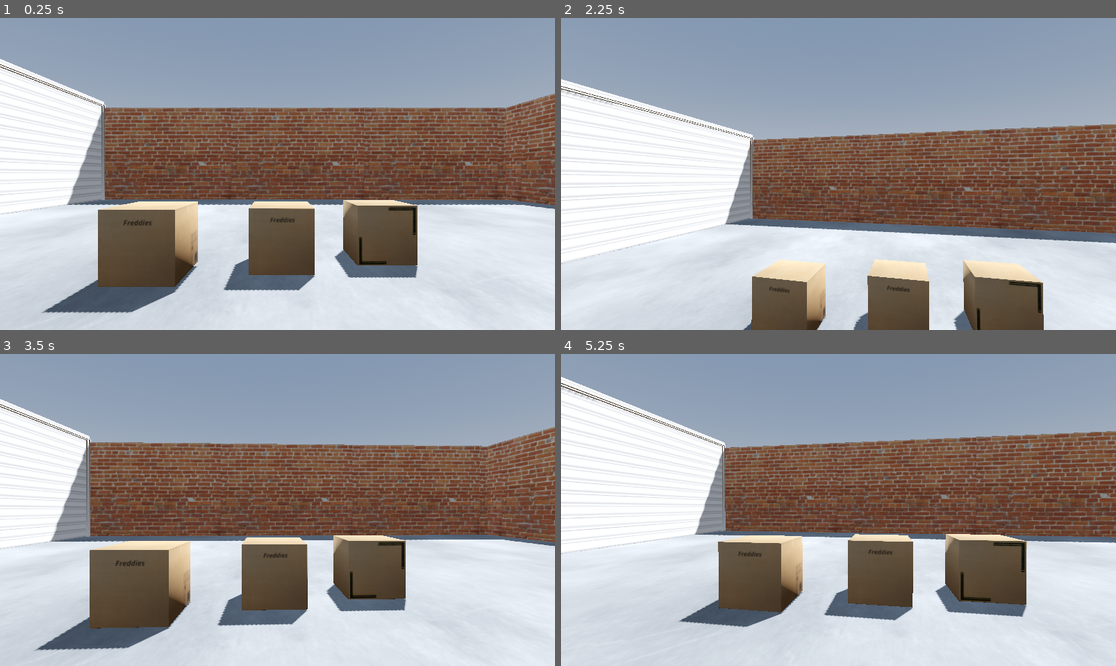
Above: before the commit, frames 1-4 (two rows, left to right).
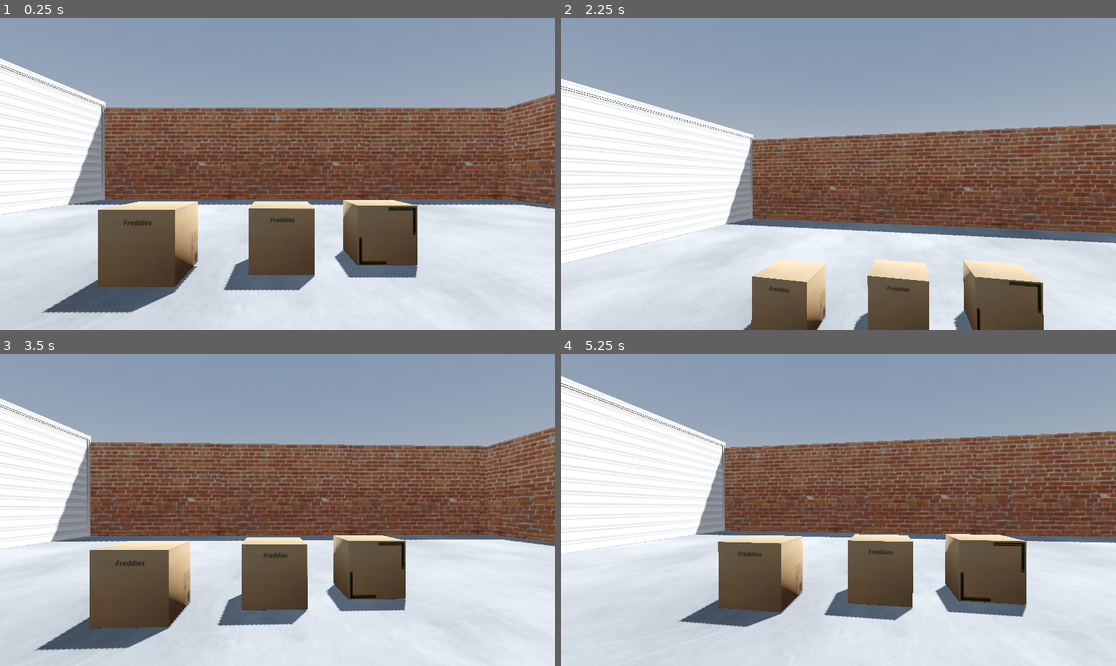
Above: after the commit, the same moments.

Repository: DavidkasUnit/Escape
Game: Godot game, scene res://scenes/GamePostOffice.tscn
The game is run twice, just before and just after one commit, with the same random seed, the same clock (stepped at 60 frames per second) and the same inputs. This scene is started directly instead of the project's main scene.
Inputs (mouse positions are in pixels of both pictures, inside the frame that each line leads up to):
- Up to frame 1 (0.25 s): no input
- Up to frame 2 (2.25 s): tap Enter at 0.5 s; move the mouse to (832, 180) at 0.52 s; tap A (a) at 0.6 s; click (832, 180) at 0.67 s; tap D (d) at 0.8, 1.35 s; tap Space (Space) at 1.25 s; move the mouse to (877, 177) at 1.27 s; click (877, 177) at 1.42 s; tap S (s) at 1.55, 2.1 s; move the mouse to (794, 170) at 2.02 s; click (794, 170) at 2.17 s
- Up to frame 3 (3.5 s): tap W (w) at 2.3, 2.85 s; move the mouse to (283, 510) at 2.77 s; click (283, 510) at 2.92 s; tap A (a) at 3.05 s
- Up to frame 4 (5.25 s): tap Enter at 3.5 s; move the mouse to (816, 503) at 3.52 s; tap Space (Space) at 3.6 s; click (816, 503) at 3.67 s; tap D (d) at 3.8, 5.1 s; move the mouse to (866, 510) at 4.27 s; tap A (a) at 4.35 s; click (866, 510) at 4.42 s; tap S (s) at 4.55 s; move the mouse to (810, 510) at 5.02 s; click (810, 510) at 5.17 s

The runs differ from the first frame. In frame 1, 0.3% of the frame differs, in the area x 0-20%, y 12-64%; in frame 2, 0.5%, in the area x 0-35%, y 19-79%; in frame 3, 0.3%; in frame 4, 0.4%.

Commit message:
Движение ворот

Diff:
--- /dev/null
+++ b/Assets/Room_new_assets/Menu_door.tscn
@@ -0,0 +1,27 @@
+[gd_scene load_steps=5 format=3 uid="uid://dvmxuqeeevcvv"]
+
+[ext_resource type="Script" path="res://scripts/door.gd" id="1_jfe83"]
+[ext_resource type="PackedScene" uid="uid://2s81ngq71jmm" path="res://Assets/Room_new_assets/door.glb" id="2_5bh0y"]
+
+[sub_resource type="BoxShape3D" id="BoxShape3D_nar7c"]
+size = Vector3(1.83496, 3.68188, 1)
+
+[sub_resource type="PlaceholderMesh" id="PlaceholderMesh_kyqoo"]
+
+[node name="Door" type="Node3D"]
+
+[node name="StaticBody3D" type="StaticBody3D" parent="."]
+script = ExtResource("1_jfe83")
+
+[node name="CollisionShape3D" type="CollisionShape3D" parent="StaticBody3D"]
+transform = Transform3D(1, 0, 0, 0, 1, 0, 0, 0, 1, 0.41748, 1.929, 0)
+shape = SubResource("BoxShape3D_nar7c")
+
+[node name="door" parent="StaticBody3D" instance=ExtResource("2_5bh0y")]
+
+[node name="MeshInstance3D" type="MeshInstance3D" parent="StaticBody3D"]
+mesh = SubResource("PlaceholderMesh_kyqoo")
+
+[connection signal="input_event" from="StaticBody3D" to="StaticBody3D" method="_on_input_event"]
+[connection signal="mouse_entered" from="StaticBody3D" to="StaticBody3D" method="_on_mouse_entered"]
+[connection signal="mouse_exited" from="StaticBody3D" to="StaticBody3D" method="_on_mouse_exited"]
--- a/scenes/GamePostOffice.tscn
+++ b/scenes/GamePostOffice.tscn
@@ -1,10 +1,9 @@
-[gd_scene load_steps=30 format=3 uid="uid://d2st4jym0a3xw"]
+[gd_scene load_steps=28 format=3 uid="uid://d2st4jym0a3xw"]
 
 [ext_resource type="Script" path="res://scenes/GamePostOffice.gd" id="1_8nwtm"]
 [ext_resource type="PackedScene" uid="uid://nrva4djtcm1n" path="res://scenes/player.tscn" id="2_2yjdl"]
 [ext_resource type="Texture2D" uid="uid://beaafps462vvc" path="res://Assets/Blocky_MinimalWarehouse_Pack/TEX_Concrete_Plain_1024x1024_roughness.png" id="2_lk8do"]
 [ext_resource type="Texture2D" uid="uid://cgdeasb4y1du4" path="res://Assets/Blocky_MinimalWarehouse_Pack/TEX_CardboardBoxes_1024x1024_albedo.png" id="3_7nxxi"]
-[ext_resource type="ArrayMesh" uid="uid://cywo6lld1ny2b" path="res://Assets/Blocky_MinimalWarehouse_Pack/Bay_Door_1u.obj" id="4_a6d6u"]
 [ext_resource type="ArrayMesh" uid="uid://cyst8tmgmneoe" path="res://Assets/Blocky_MinimalWarehouse_Pack/CardboardBox_06.obj" id="4_dqbgl"]
 [ext_resource type="Texture2D" uid="uid://cnnfdg1trm8ui" path="res://Png/brick_texture3347.jpg" id="5_nekbf"]
 [ext_resource type="ArrayMesh" uid="uid://daw3rdn42y2oi" path="res://Assets/Blocky_MinimalWarehouse_Pack/Wall_Basic_1u.obj" id="5_pabe3"]
@@ -15,7 +14,7 @@
 [ext_resource type="ArrayMesh" uid="uid://xec1ekeqw55q" path="res://Assets/Blocky_MinimalWarehouse_Pack/Light_Warehouse_01.obj" id="11_r2aki"]
 [ext_resource type="ArrayMesh" uid="uid://bcxtttci4f686" path="res://Assets/Blocky_MinimalWarehouse_Pack/Bay_Frame_1u.obj" id="12_4a1h8"]
 [ext_resource type="Texture2D" uid="uid://bht3jmj02nb38" path="res://Assets/Blocky_MinimalWarehouse_Pack/TEX_Brick_Painted_1024x1024_ao.png" id="12_8o6oy"]
-[ext_resource type="Texture2D" uid="uid://x2v0mbnql5g7" path="res://Assets/Blocky_MinimalWarehouse_Pack/TEX_Door_Rollup_1024x1024_ao.png" id="14_kphxu"]
+[ext_resource type="PackedScene" uid="uid://cnrnq8gu61rpc" path="res://scenes/bay_door_1u.tscn" id="16_g8umw"]
 [ext_resource type="PackedScene" uid="uid://oyyx8yetm06i" path="res://scenes/box.tscn" id="17_t07kc"]
 
 [sub_resource type="ProceduralSkyMaterial" id="ProceduralSkyMaterial_3fnbd"]
@@ -54,9 +53,6 @@
 [sub_resource type="StandardMaterial3D" id="StandardMaterial3D_lruvp"]
 albedo_texture = ExtResource("12_8o6oy")
 
-[sub_resource type="StandardMaterial3D" id="StandardMaterial3D_oj73k"]
-albedo_texture = ExtResource("14_kphxu")
-
 [node name="Game" type="Node3D"]
 script = ExtResource("1_8nwtm")
 
@@ -315,14 +311,16 @@
 mesh = ExtResource("11_r2aki")
 
 [node name="BayFrame1u" type="MeshInstance3D" parent="."]
-transform = Transform3D(1.1803, 0, 0, 0, 1.13851, 0, 0, 0, 2.25742, -20.694, 0.712814, -6.62426)
+transform = Transform3D(0.73934, 0, 0, 0, 1.13851, 0, 0, 0, 2.25742, -20.694, 0.712814, -6.62426)
 material_override = SubResource("StandardMaterial3D_lruvp")
 mesh = ExtResource("12_4a1h8")
 
-[node name="BayDoor1u" type="MeshInstance3D" parent="."]
-transform = Transform3D(1, 0, 0, 0, 1.2, 0, 0, 0, 2.50369, -20.5041, 0.747191, -4.82197)
-material_override = SubResource("StandardMaterial3D_oj73k")
-mesh = ExtResource("4_a6d6u")
+[node name="BayDoor1u" parent="." instance=ExtResource("16_g8umw")]
+transform = Transform3D(2.28941, 0, 0, 0, 1.00752, 0, 0, 0, 0.990414, -19.9088, 0.667424, -5.16548)
+axis_lock_linear_x = true
+axis_lock_linear_z = true
+axis_lock_angular_x = true
+axis_lock_angular_z = true
 
 [node name="Box2" parent="." instance=ExtResource("17_t07kc")]
 transform = Transform3D(1, 0, 0, 0, 1, 0, 0, 0, 1, -3.63445, 2.18424, -4.92272)
--- /dev/null
+++ b/scenes/bay_door_1u.tscn
@@ -0,0 +1,24 @@
+[gd_scene load_steps=6 format=3 uid="uid://cnrnq8gu61rpc"]
+
+[ext_resource type="Script" path="res://scripts/bay_door_1u.gd" id="1_71e7w"]
+[ext_resource type="Texture2D" uid="uid://x2v0mbnql5g7" path="res://Assets/Blocky_MinimalWarehouse_Pack/TEX_Door_Rollup_1024x1024_ao.png" id="1_wkivc"]
+[ext_resource type="ArrayMesh" uid="uid://cywo6lld1ny2b" path="res://Assets/Blocky_MinimalWarehouse_Pack/Bay_Door_1u.obj" id="2_rgy5o"]
+
+[sub_resource type="StandardMaterial3D" id="StandardMaterial3D_oj73k"]
+albedo_texture = ExtResource("1_wkivc")
+
+[sub_resource type="BoxShape3D" id="BoxShape3D_2oynu"]
+size = Vector3(1, 0.949585, 19.377)
+
+[node name="door" type="StaticBody3D"]
+script = ExtResource("1_71e7w")
+
+[node name="BayDoor1u" type="MeshInstance3D" parent="."]
+transform = Transform3D(1, 0, 0, 0, 1.2, 0, 0, 0, 2.50369, 0, 0, 0)
+material_override = SubResource("StandardMaterial3D_oj73k")
+mesh = ExtResource("2_rgy5o")
+skeleton = NodePath("")
+
+[node name="CollisionShape3D" type="CollisionShape3D" parent="."]
+transform = Transform3D(0.188569, 0.000281121, 7.542e-05, -4.21137e-06, 12.6153, 0.000907308, -1.14447e-05, -0.00921364, 1.24228, -0.284004, 5.77103, -12.5188)
+shape = SubResource("BoxShape3D_2oynu")
--- /dev/null
+++ b/scenes/door.tscn
@@ -0,0 +1,27 @@
+[gd_scene load_steps=5 format=3 uid="uid://dyoycmaktcq1g"]
+
+[ext_resource type="Script" path="res://scripts/door.gd" id="1_twn77"]
+[ext_resource type="PackedScene" uid="uid://2s81ngq71jmm" path="res://Assets/Room_new_assets/door.glb" id="2_42kix"]
+
+[sub_resource type="BoxShape3D" id="BoxShape3D_nar7c"]
+size = Vector3(1.83496, 3.68188, 1)
+
+[sub_resource type="PlaceholderMesh" id="PlaceholderMesh_kyqoo"]
+
+[node name="Door" type="Node3D"]
+
+[node name="StaticBody3D" type="StaticBody3D" parent="."]
+script = ExtResource("1_twn77")
+
+[node name="CollisionShape3D" type="CollisionShape3D" parent="StaticBody3D"]
+transform = Transform3D(1, 0, 0, 0, 1, 0, 0, 0, 1, 0.41748, 1.929, 0)
+shape = SubResource("BoxShape3D_nar7c")
+
+[node name="door" parent="StaticBody3D" instance=ExtResource("2_42kix")]
+
+[node name="MeshInstance3D" type="MeshInstance3D" parent="StaticBody3D"]
+mesh = SubResource("PlaceholderMesh_kyqoo")
+
+[connection signal="input_event" from="StaticBody3D" to="StaticBody3D" method="_on_input_event"]
+[connection signal="mouse_entered" from="StaticBody3D" to="StaticBody3D" method="_on_mouse_entered"]
+[connection signal="mouse_exited" from="StaticBody3D" to="StaticBody3D" method="_on_mouse_exited"]
--- /dev/null
+++ b/scenes/lvl1_door.tscn
@@ -0,0 +1,25 @@
+[gd_scene load_steps=6 format=3 uid="uid://bj1f05vjfoy22"]
+
+[ext_resource type="Texture2D" uid="uid://x2v0mbnql5g7" path="res://Assets/Blocky_MinimalWarehouse_Pack/TEX_Door_Rollup_1024x1024_ao.png" id="1_xu6xk"]
+[ext_resource type="ArrayMesh" uid="uid://cywo6lld1ny2b" path="res://Assets/Blocky_MinimalWarehouse_Pack/Bay_Door_1u.obj" id="2_jnjap"]
+
+[sub_resource type="GDScript" id="GDScript_40tyu"]
+
+[sub_resource type="StandardMaterial3D" id="StandardMaterial3D_oj73k"]
+albedo_texture = ExtResource("1_xu6xk")
+
+[sub_resource type="BoxShape3D" id="BoxShape3D_2oynu"]
+size = Vector3(1, 0.949585, 19.377)
+
+[node name="door" type="StaticBody3D"]
+script = SubResource("GDScript_40tyu")
+
+[node name="BayDoor1u" type="MeshInstance3D" parent="."]
+transform = Transform3D(1, 0, 0, 0, 1.2, 0, 0, 0, 2.50369, 0, 0, 0)
+material_override = SubResource("StandardMaterial3D_oj73k")
+mesh = ExtResource("2_jnjap")
+skeleton = NodePath("")
+
+[node name="CollisionShape3D" type="CollisionShape3D" parent="."]
+transform = Transform3D(0.188569, 0.000281121, 7.542e-05, -4.21137e-06, 12.6153, 0.000907308, -1.14447e-05, -0.00921364, 1.24228, -0.284004, 5.77103, -12.5188)
+shape = SubResource("BoxShape3D_2oynu")
--- a/scripts/Global.gd
+++ b/scripts/Global.gd
@@ -5,3 +5,5 @@
 var lvl2 = false
 var lvl3 = false
 var lvl4 = false
+
+var active_door = false
--- a/scripts/Player.gd
+++ b/scripts/Player.gd
@@ -74,5 +74,12 @@
 	if e is InputEventMouseButton:
 		if e.pressed && e.button_index == MOUSE_BUTTON_LEFT:
 			action_left()
+			print(Global.active_door)
 		if e.pressed && e.button_index == MOUSE_BUTTON_RIGHT:
 			action_right()
+	if e is InputEventKey:
+		if e.pressed && e.keycode == KEY_F1:
+			if Global.active_door:
+				Global.active_door = false
+			else:
+				Global.active_door = true
--- /dev/null
+++ b/scripts/bay_door_1u.gd
@@ -0,0 +1,37 @@
+#
+extends StaticBody3D
+#
+#
+#
+#func _physics_process(delta):
+	#if Global.active_door:
+		#global_transform = global_transform.interpolate_with($Position2.global_transform, delta * 1)
+
+# Начальная и конечная позиции
+var start_position: Vector3
+var target_position: Vector3 = Vector3(-19.909, 10, -5.165)  # Пример позиции, куда должен переместиться объект
+
+# Скорость перемещения
+var speed: float = 5.0
+
+
+# Функция для установки начальной позиции объекта
+func _ready():
+	start_position = global_transform.origin
+
+# Обновление состояния каждый кадр
+func _process(delta):
+	if Global.active_door:
+		# Перемещаем объект к target_position
+		move_to_position(target_position, delta)
+	else:
+		# Возвращаем объект на start_position
+		move_to_position(start_position, delta)
+
+# Функция для плавного перемещения к заданной позиции
+func move_to_position(position: Vector3, delta: float):
+	var current_position: Vector3 = global_transform.origin
+	var direction: Vector3 = position - current_position
+	if direction.length() > 0.1:  # Проверяем, что объект не на месте
+		direction = direction.normalized() * speed * delta
+		global_transform.origin += direction
Not shown, added: scenes/bay19D2.tmp
Not shown, added: scenes/bayCE24.tmp
